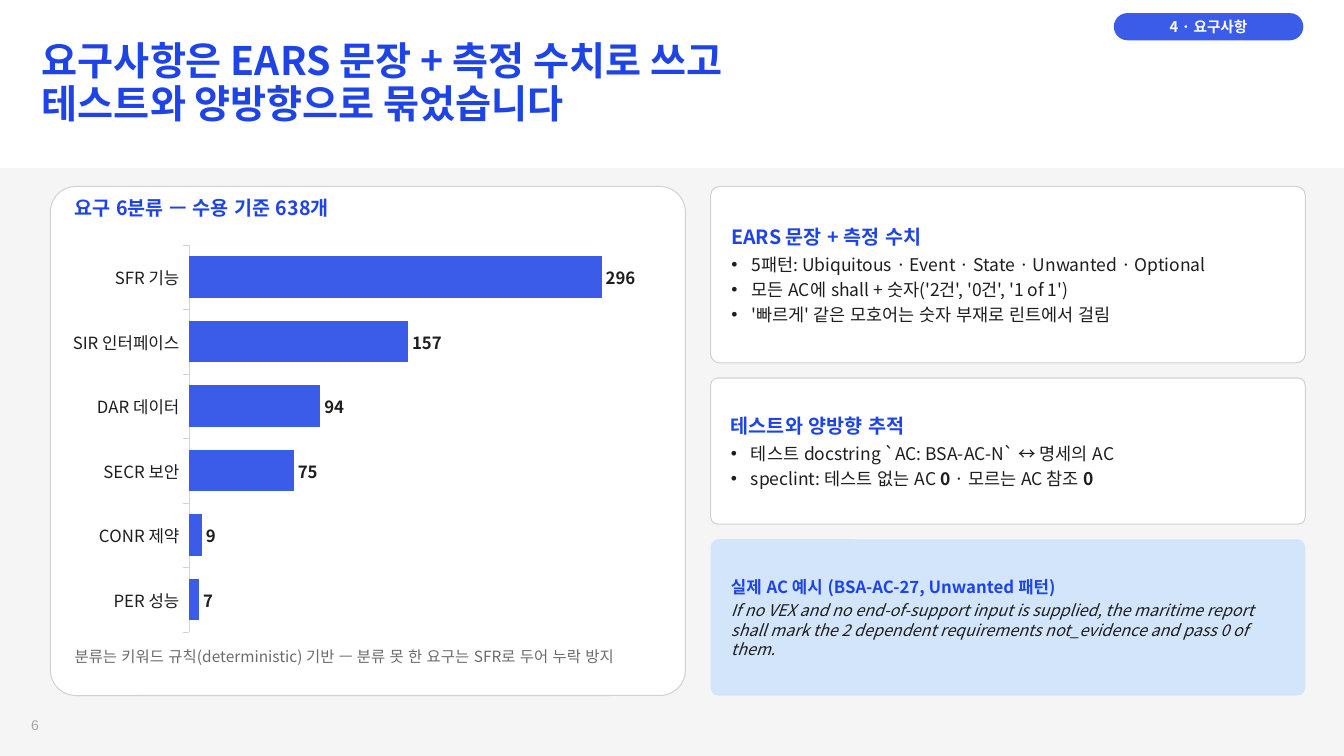
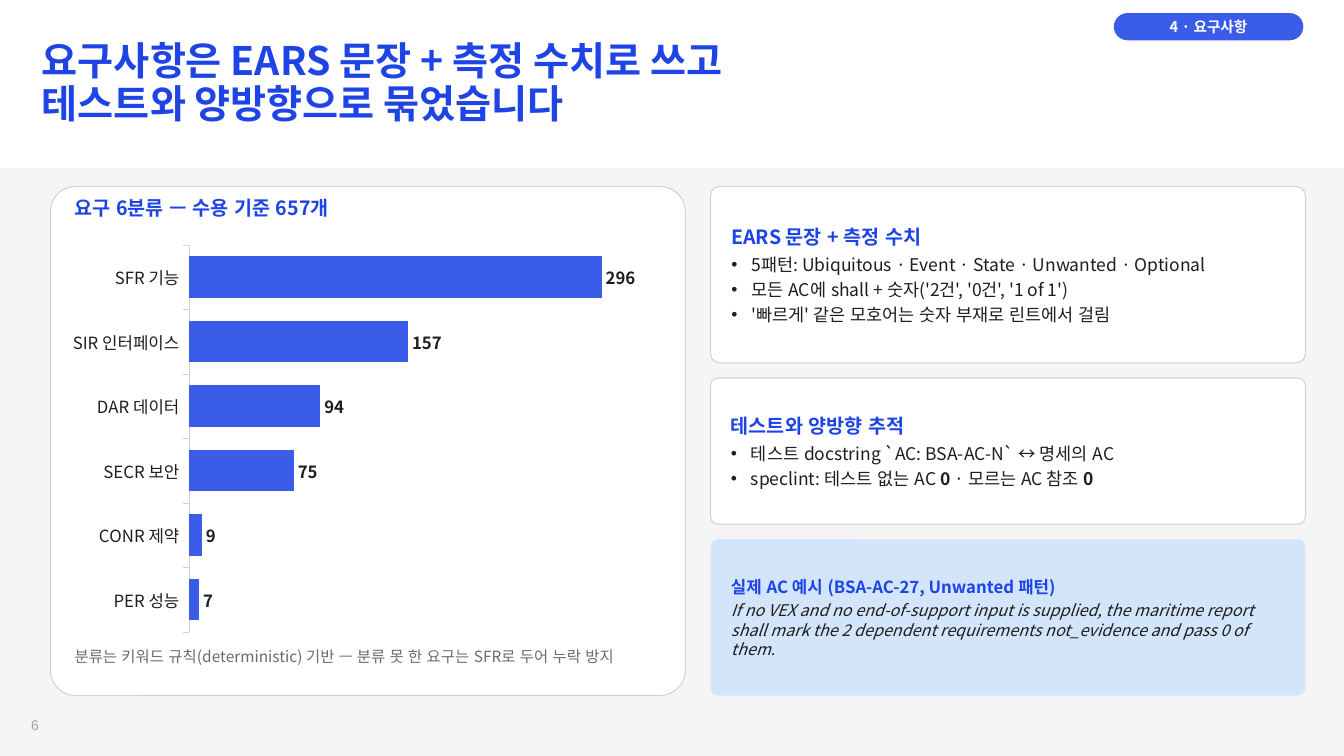
Before and after one commit to Jack-Hwang/beyondthesecurity-sbom, a slide deck: slide 6 of docs/BTS-SBOM_1-6주차_종합_과제.pptx. Drawn at 1344x756 pixels with LibreOffice and Linux fonts; fonts in the diff are those of the drawing. Boxes give left, top, right and bottom in pixels: in the first picture for what was removed or moved away, otherwise in the second. Text is boxed around its words. In the diff, an @@ line names an element or a change of style, - is before the commit and + after.

```diff
--- a/docs/BTS-SBOM_1-6주차_종합_과제.pptx
+++ b/docs/BTS-SBOM_1-6주차_종합_과제.pptx
@@ text at bbox=[75, 198, 329, 217]: text changed @@
-요구 6분류 — 수용 기준 638개
+요구 6분류 — 수용 기준 657개
```
Also in this commit, not shown: 2 other slides changed, 2 slides added.
